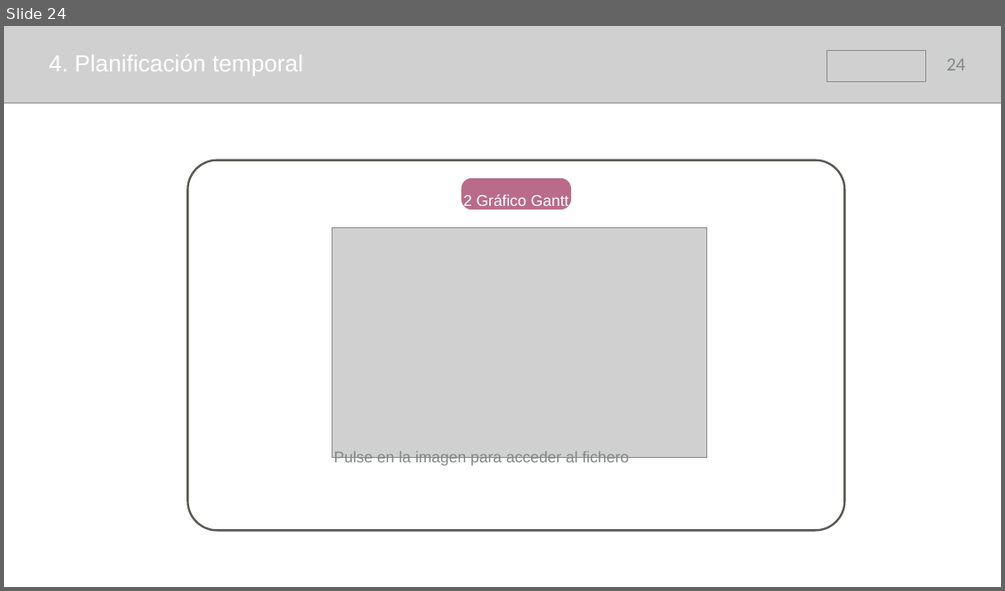
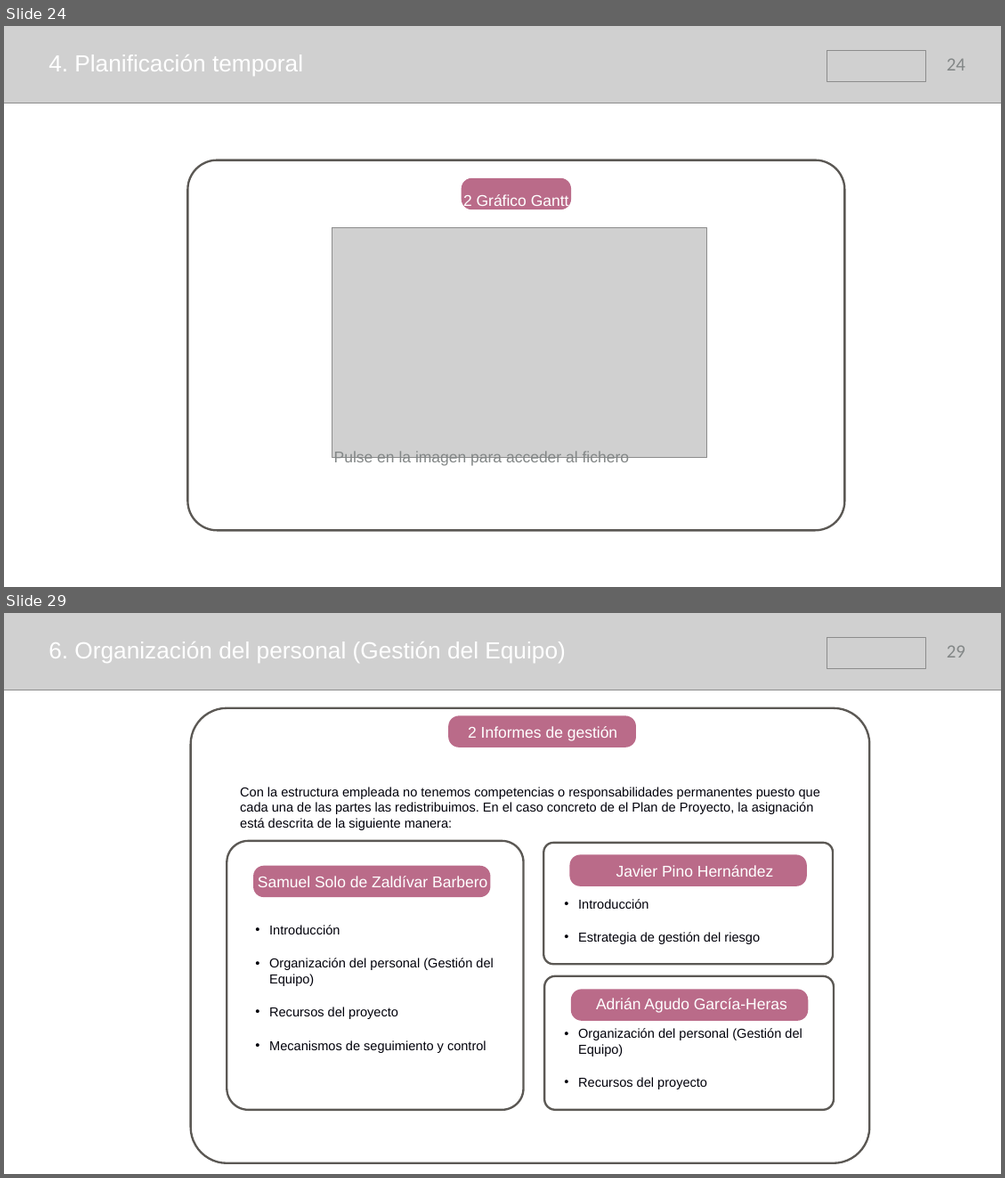
Before and after one commit to samusolo/iDoctor, a slide deck: Plan de proyecto.pptx. Shown one above the other, each under a label of ours: slide 24 before the commit, slides 24 and 29 after it; the slides between them are not shown. The pictures are 1005x591 and 1005x1178 pixels, drawn with LibreOffice and Linux fonts; fonts in the diff are those of the drawing; grey boxes stand for pictures. Boxes give left, top, right and bottom in pixels: in the first picture for what was removed or moved away, otherwise in the second. Text is boxed around its words. In the diff, an @@ line names an element or a change of style, - is before the commit and + after.

Commit message:
Presentacion PP
Falta solo el tema 7 y 8

```diff
--- a/Plan de proyecto.pptx
+++ b/Plan de proyecto.pptx
@@ slide 29 added at [4,613,1001,1174], background #FFFFFF @@
@@ picture added at [4,613,1001,690] @@
@@ picture added at [826,637,925,669] @@
@@ text added at [48,641,565,663], 45 pt, text #FFFFFF @@
+6. Organización del personal (Gestión del Equipo)
@@ page number added at [947,645,965,657], 36 pt, text #838787 @@
+29
@@ rounded rectangle added at [191,708,869,1163], outline #5B5854 4 pt @@
@@ rounded rectangle added at [448,715,636,747], fill #BA6B89 @@
@@ text added at [468,726,617,741], 30 pt, text #FFFFFF @@
+2 Informes de gestión
@@ text added at [240,787,820,830], 25 pt, text #00000A @@
+Con la estructura empleada no tenemos competencias o responsabilidades permanentes puesto que cada una de las partes las redistribuimos. En el caso concreto de el Plan de Proyecto, la asignación está descrita de la siguiente manera:
@@ rounded rectangle added at [226,841,523,1110], outline #5B5854 4 pt @@
@@ rounded rectangle added at [543,843,833,964], outline #5B5854 4 pt @@
@@ rounded rectangle added at [253,865,490,897], fill #BA6B89 @@
@@ text added at [258,876,487,887], 30 pt, text #FFFFFF @@
+Samuel Solo de Zaldívar Barbero
@@ rounded rectangle added at [569,854,807,886], fill #BA6B89 @@
@@ text added at [616,865,774,876], 30 pt, text #FFFFFF @@
+Javier Pino Hernández
@@ text added at [578,899,760,944], 25 pt, text #00000A @@
+• Introducción
+• Estrategia de gestión del riesgo
@@ text added at [269,925,493,1053], 25 pt, text #00000A @@
+• Introducción
+• Organización del personal (Gestión del Equipo)
+• Recursos del proyecto
+• Mecanismos de seguimiento y control
@@ rounded rectangle added at [544,976,833,1110], outline #5B5854 4 pt @@
@@ rounded rectangle added at [571,989,808,1021], fill #BA6B89 @@
@@ text added at [596,997,787,1013], 30 pt, text #FFFFFF @@
+Adrián Agudo García-Heras
@@ text added at [578,1028,801,1089], 25 pt, text #00000A @@
+• Organización del personal (Gestión del Equipo)
+• Recursos del proyecto
```
Also in this commit, not shown: 2 slides changed, 4 other slides added, 11 slides removed.
